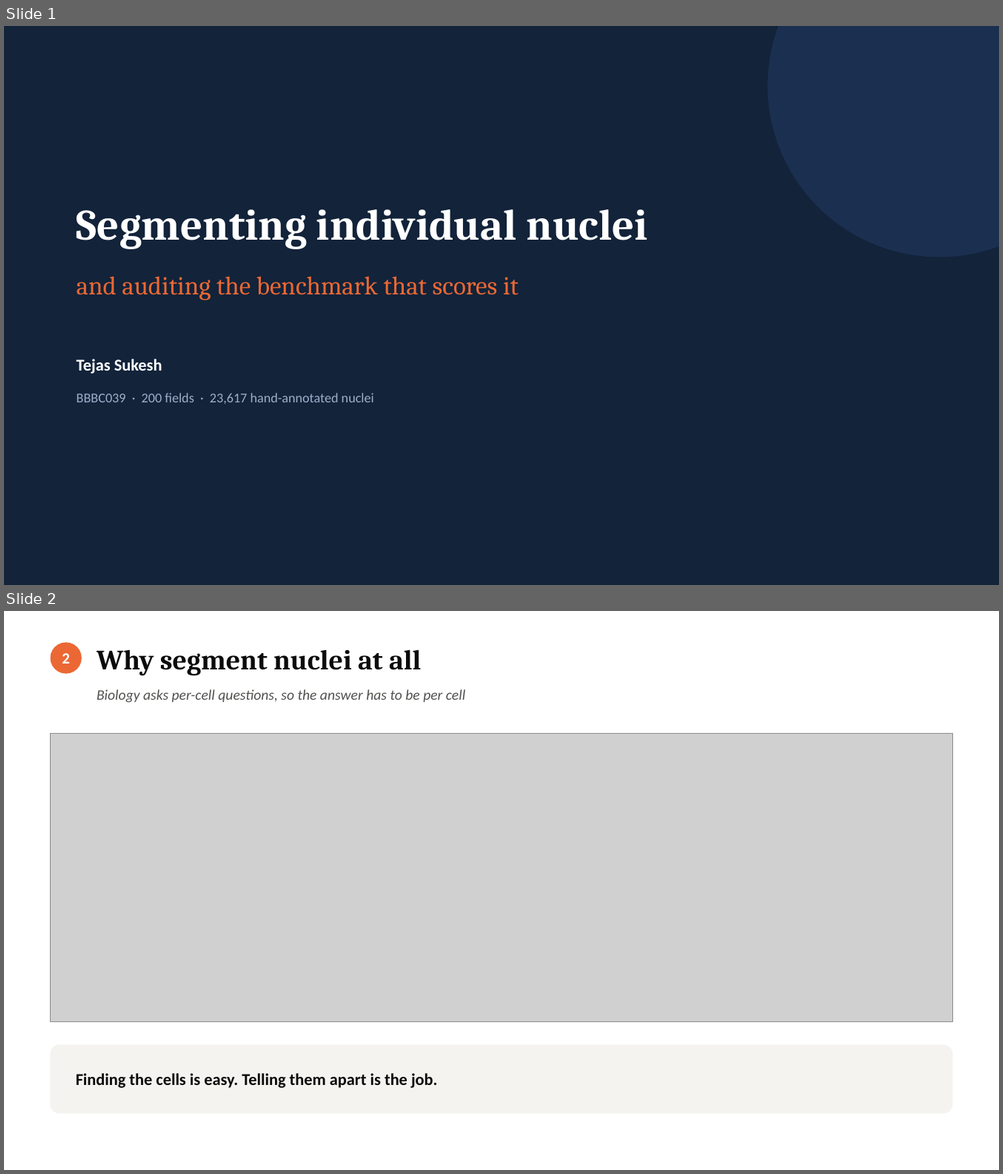
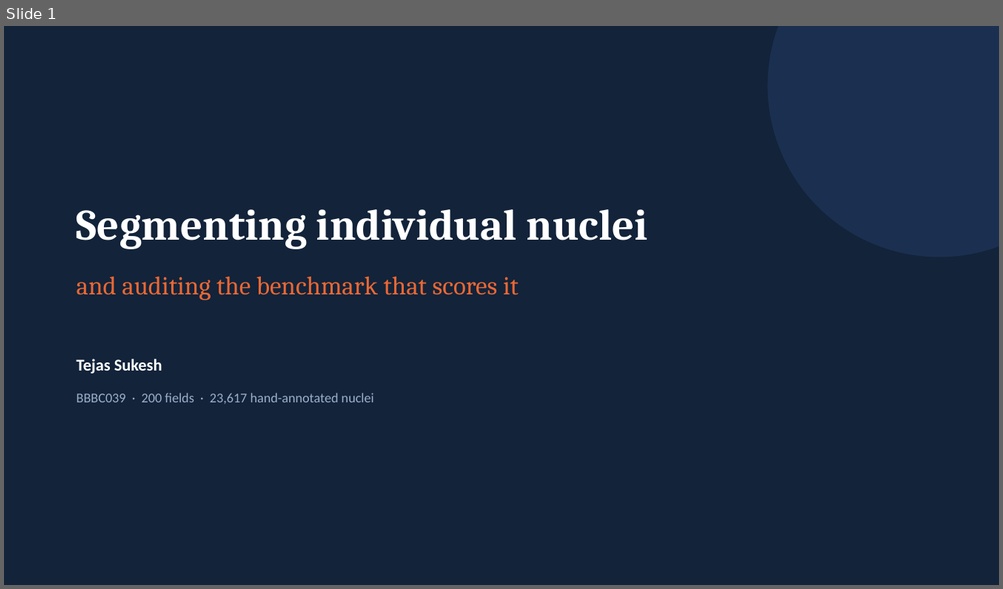
Before and after one commit to Tejas-Sukesh/bbbc039-nuclei-segmentation, a slide deck: nuclei_segmentation_talk.pptx. Shown one above the other, each under a label of ours: slides 1 and 2 before the commit, slide 1 after it. The pictures are 1003x1174 and 1003x589 pixels, drawn with LibreOffice and Linux fonts; fonts in the diff are those of the drawing; grey boxes stand for pictures. Boxes give left, top, right and bottom in pixels: in the first picture for what was removed or moved away, otherwise in the second. Text is boxed around its words. In the diff, an @@ line names an element or a change of style, - is before the commit and + after.

```diff
--- a/nuclei_segmentation_talk.pptx
+++ b/nuclei_segmentation_talk.pptx
@@ slide 2 removed at [4,611,999,1170], background #FFFFFF @@
@@ ellipse removed at [51,642,82,674] @@
@@ text removed at [62,653,70,664] @@
-2
@@ text removed at [96,649,421,676] @@
-Why segment nuclei at all
@@ text removed at [96,689,465,703] @@
-Biology asks per-cell questions, so the answer has to be per cell
@@ picture removed at [51,733,952,1022] @@
@@ rounded rectangle removed at [51,1045,952,1114] @@
@@ text removed at [76,1073,438,1088] @@
-Finding the cells is easy. Telling them apart is the job.
```
Also in this commit, not shown: 11 slides changed, 1 slide added, 1 other slide removed, 3 other files.
